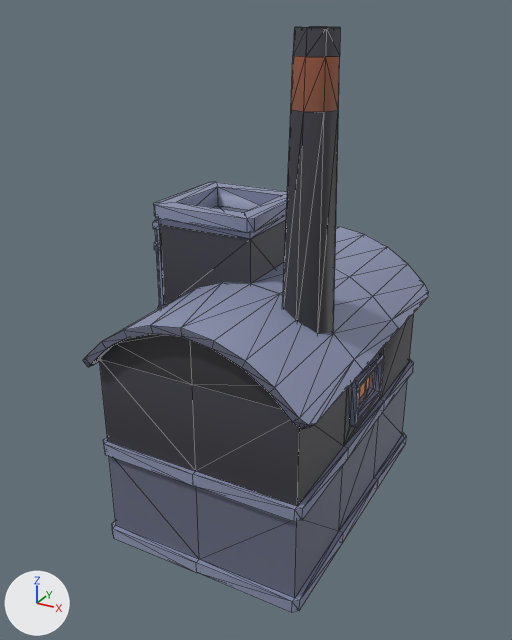
The FBX model ledger/Assets/Props/city-kit-industrial/building-n.fbx, before and after one commit.
Both versions are drawn from a 50 mm lens placed at (0.779, -2.956, 1.957), pointed at (-0.488, -0.653, 0.806). Every picture has the same lights, and +X, +Y and +Z are marked at lower left. The first picture is the older version. Mesh edges are drawn as thin lines. Where no turn or scale is listed for an object, it has been applied to the vertices. Vertices at exactly the same position are counted once.

Script lines for the objects in view, before the commit:
```python
me_scene = bpy.data.meshes.new('Scene')
me_scene.from_pydata(...)  # 792 vertices, 1266 faces; spans x -0.94..0.04, y -1.27..0.15, z 0.0..1.9
me_scene.materials.append(mat_colormap)  # picture img_colormap_png
ob_building_n = bpy.data.objects.new('building-n', me_scene)
ob_building_n.location = (0.0, 0.0, 0.0)
```
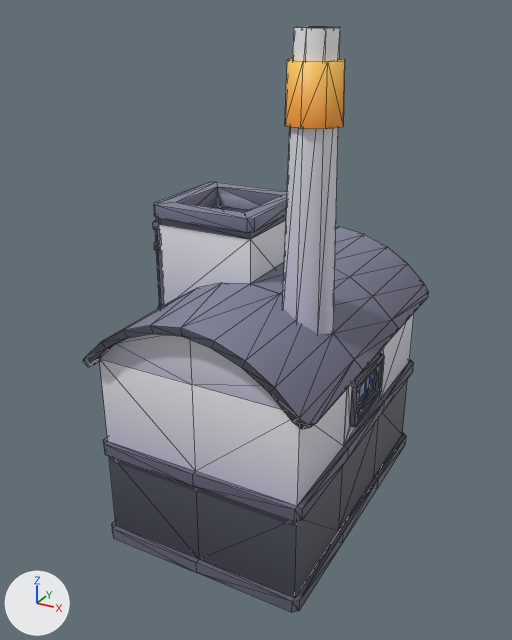
Where the change shows, as pixel boxes (x1, y1, x2, y2) in the pictures (512 x 640 px; the box of a moved part takes in the faces that stretch with it):
```json
{"part": 1, "of": "me_scene", "change": "added", "after": [285, 58, 345, 129], "on screen": "orange"}
{"part": 2, "of": "me_scene", "change": "moved or reshaped", "before": [93, 28, 414, 458], "after": [93, 28, 414, 458]}
{"part": 3, "of": "me_scene", "change": "surface changed", "before": [83, 27, 428, 612], "after": [83, 27, 428, 612]}
```

The change, as JSON lines over the scene's bpy script:
```json
{"op": "add", "block": "mat_colormap_specular", "code": ["mat_colormap_specular = principled_material('colormap-specular')", "mat_colormap_specular.texture = img_colormap_png"]}
{"block": "me_scene", "where": "# used by ob_building_n; location = (0.0, 0.0, 0.0)"}
{"op": "remove", "block": "me_scene", "code": "me_scene.from_pydata(...)  # 792 vertices, 1266 faces; spans x -0.94..0.04, y -1.27..0.15, z 0.0..1.9"}
{"op": "add", "block": "me_scene", "code": "me_scene.from_pydata(...)  # 793 vertices, 1262 faces; spans x -0.94..0.04, y -1.27..0.15, z 0.0..1.9"}
{"block": "me_scene", "change": "me_scene part 1: a new loose piece, an 8-sided cylinder along z spanning x -0.28..-0.08, y -0.92..-0.72, z 1.62..1.81, in mat_colormap (picture img_colormap_png)"}
{"block": "me_scene", "change": "me_scene part 2"}
{"block": "me_scene", "change": "24 vertices are removed from x -0.26..-0.1, y -0.9..-0.74, z 1.67..1.82"}
{"block": "me_scene", "change": "118 faces are deleted"}
{"block": "me_scene", "change": "2 vertices are added at (-0.08, -0.82, 0.9), (-0.82, -0.42, 0.8)"}
{"block": "me_scene", "change": "7 new vertices lie (0.0, 0.4, 0.0) away from vertices in x -0.82..0.04, y -1.22..-0.82, z 0.79..1.2"}
{"block": "me_scene", "change": "86 new faces join them, mat_colormap (picture img_colormap_png)"}
{"block": "me_scene", "change": "me_scene part 3: 1148 kept faces spanning x -0.94..0.04, y -1.27..0.15, z 0.0..1.9 get new texture (UV) coordinates"}
{"op": "add", "block": "me_scene", "code": "me_scene.materials.append(mat_colormap_specular)  # picture img_colormap_png"}
```
